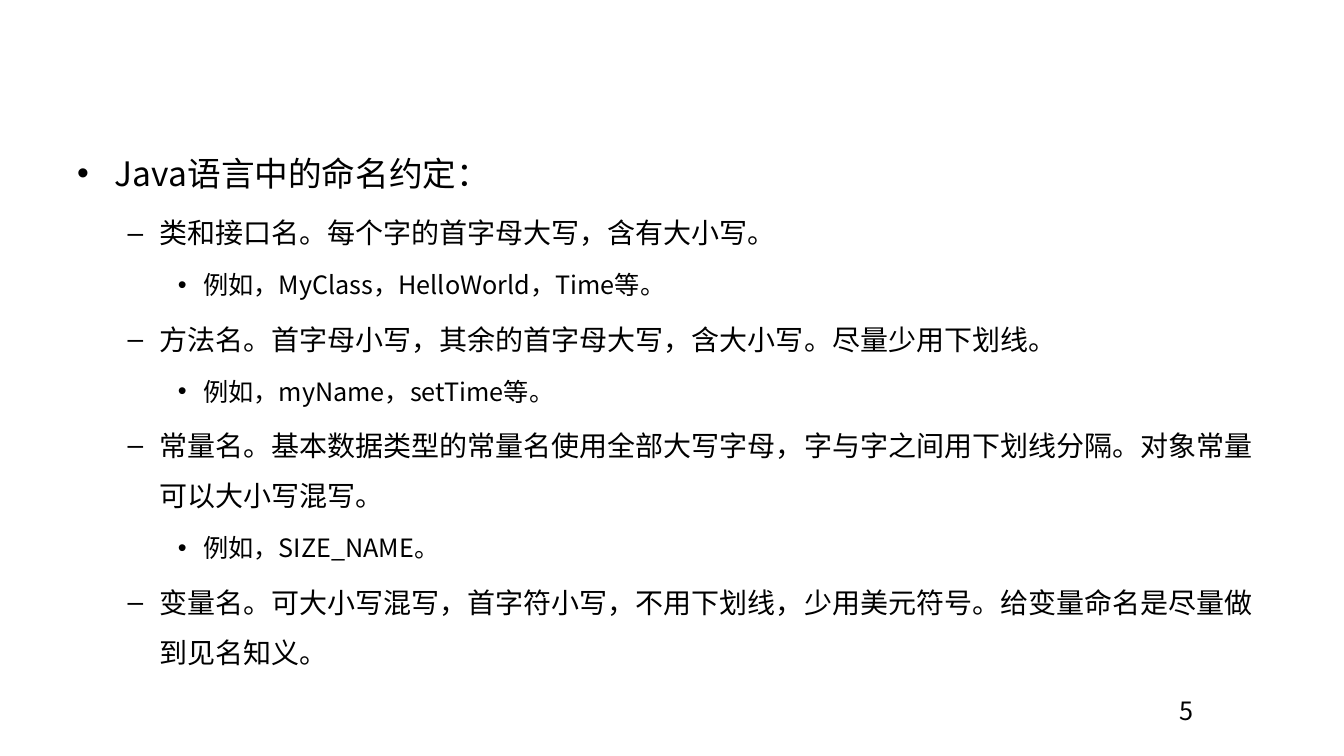
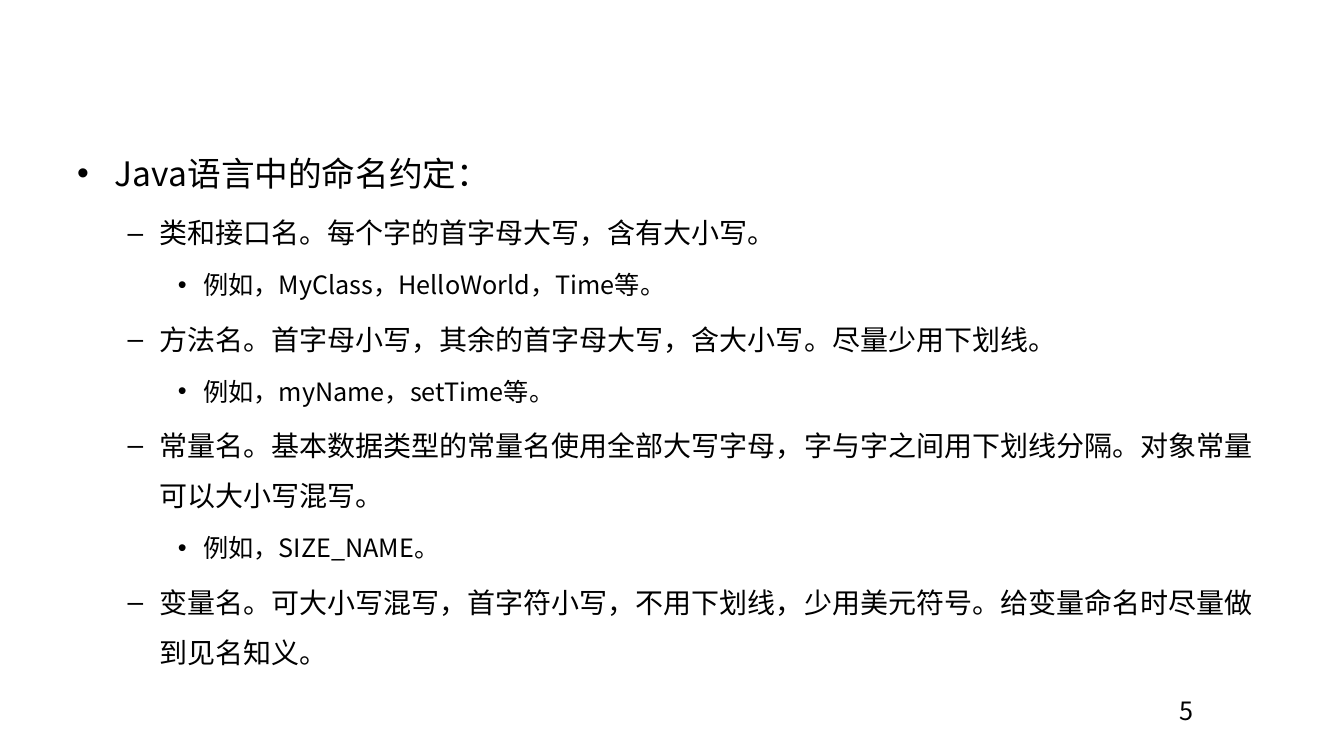
Before and after one commit to edu2act/course-JavaSE-Android, a slide deck: slide 5 of ch02/第2章 Java基础.pptx. Drawn at 1344x756 pixels with LibreOffice and Linux fonts; fonts in the diff are those of the drawing; background and template pictures are left out. Boxes give left, top, right and bottom in pixels: in the first picture for what was removed or moved away, otherwise in the second. Text is boxed around its words. In the diff, an @@ line names an element or a change of style, - is before the commit and + after.

```diff
--- a/ch02/第2章 Java基础.pptx
+++ b/ch02/第2章 Java基础.pptx
@@ text at bbox=[159, 589, 1253, 666]: text changed @@
-  – 变量名。可大小写混写，首字符小写，不用下划线，少用美元符号。给变量命名是尽量做到见名知义。
+  – 变量名。可大小写混写，首字符小写，不用下划线，少用美元符号。给变量命名时尽量做到见名知义。
```
Also in this commit, not shown: 7 other slides changed, 21 other files.
